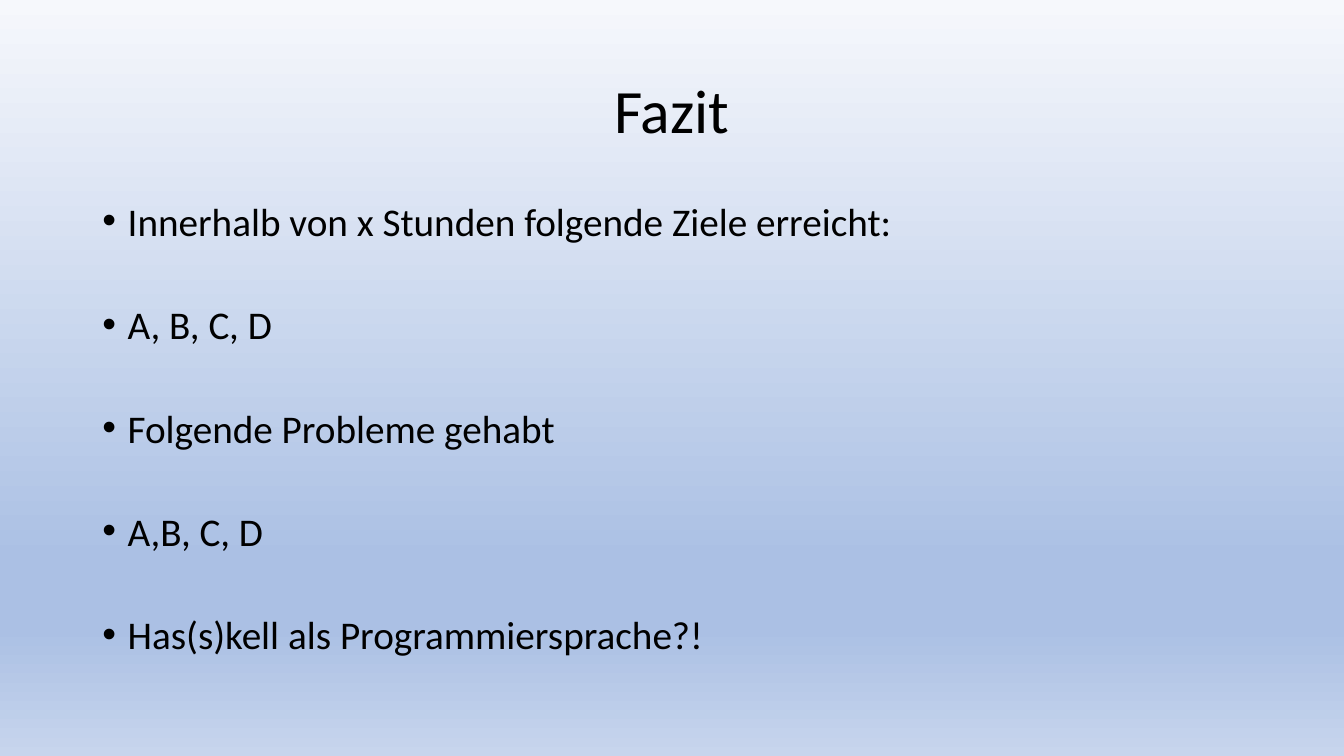
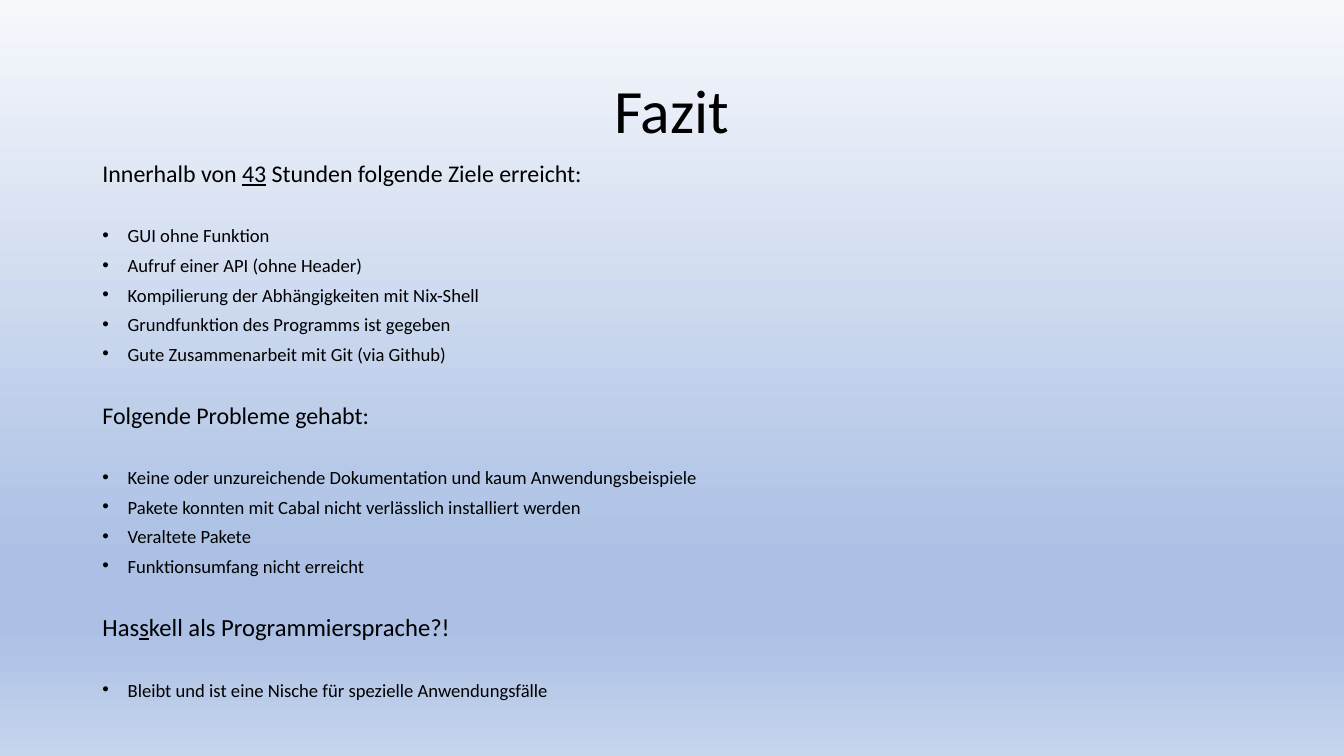
Before and after one commit to newr90/supersort, a slide deck: slide 10 of Praesentation/SuperSort.pptx. Drawn at 1344x756 pixels with LibreOffice and Linux fonts; fonts in the diff are those of the drawing. Boxes give left, top, right and bottom in pixels: in the first picture for what was removed or moved away, otherwise in the second. Text is boxed around its words. In the diff, an @@ line names an element or a change of style, - is before the commit and + after.

```diff
--- a/Praesentation/SuperSort.pptx
+++ b/Praesentation/SuperSort.pptx
@@ text at [102, 165, 696, 700]: text changed; size 28 to 13.3 pt @@
-• Innerhalb von x Stunden folgende Ziele erreicht:
-• A, B, C, D
-• Folgende Probleme gehabt
-• A,B, C, D
-• Has(s)kell als Programmiersprache?!
+Innerhalb von 43 Stunden folgende Ziele erreicht:
+• GUI ohne Funktion
+• Aufruf einer API (ohne Header)
+• Kompilierung der Abhängigkeiten mit Nix-Shell
+• Grundfunktion des Programms ist gegeben
+• Gute Zusammenarbeit mit Git (via Github)
+Folgende Probleme gehabt:
+• Keine oder unzureichende Dokumentation und kaum Anwendungsbeispiele
+• Pakete konnten mit Cabal nicht verlässlich installiert werden
+• Veraltete Pakete
+• Funktionsumfang nicht erreicht
+Hasskell als Programmiersprache?!
+• Bleibt und ist eine Nische für spezielle Anwendungsfälle
```
Also in this commit, not shown: 2 other slides changed, 2 slides added, 2 slides removed.
